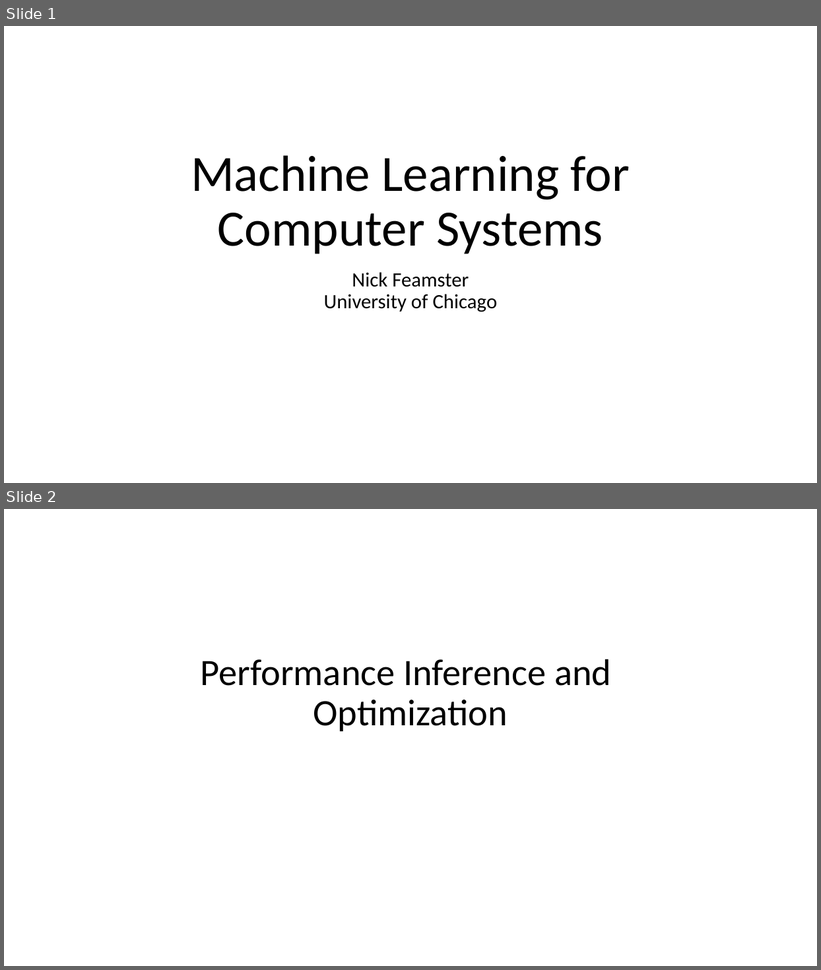
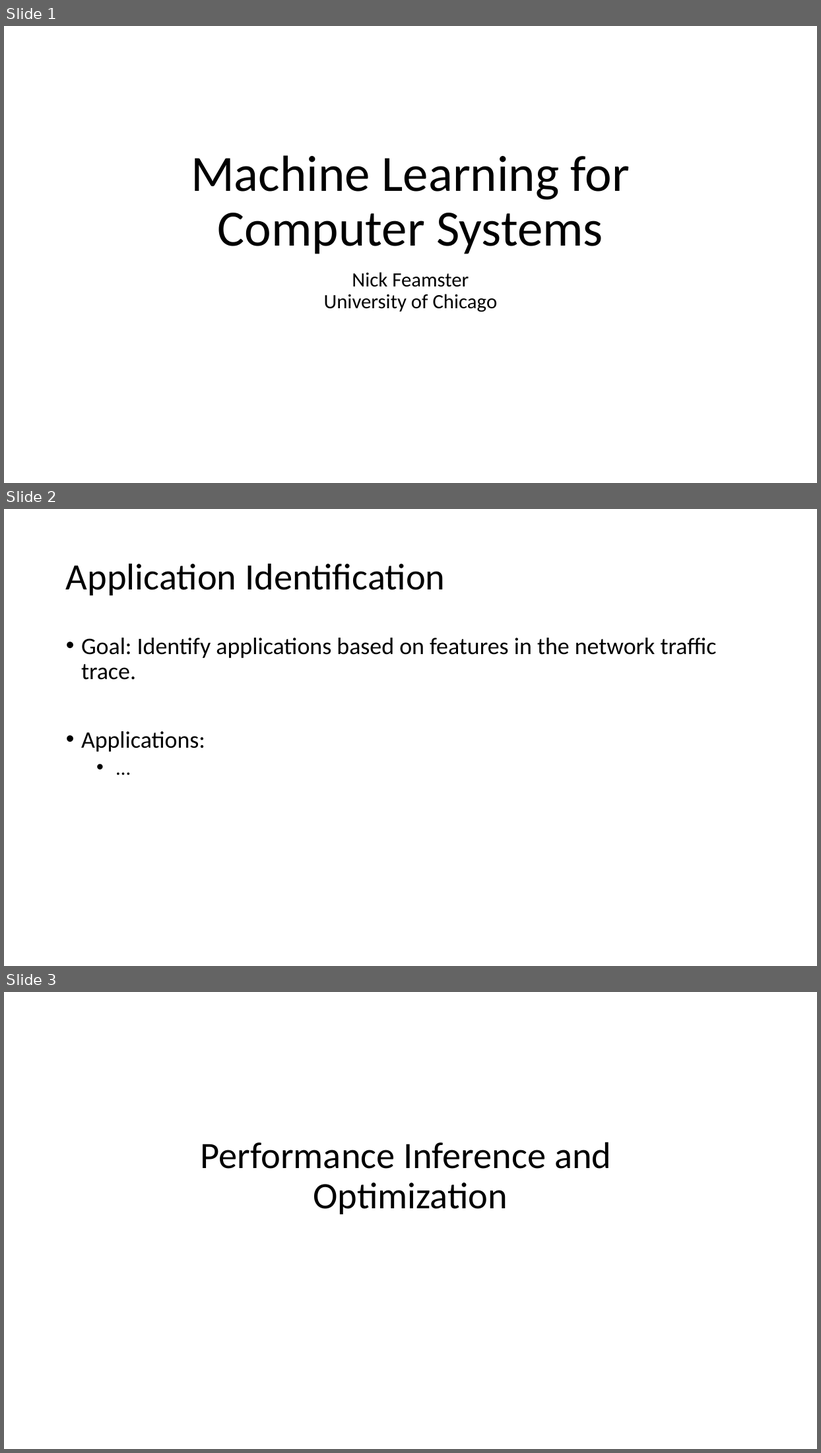
Before and after one commit to noise-lab/ml-systems, a slide deck: docs/slides/3-performance.pptx. Shown one above the other, each under a label of ours: slides 1 and 2 before the commit, slides 1, 2 and 3 after it. The pictures are 821x970 and 821x1453 pixels, drawn with LibreOffice and Linux fonts; fonts in the diff are those of the drawing. Boxes give left, top, right and bottom in pixels: in the first picture for what was removed or moved away, otherwise in the second. Text is boxed around its words. In the diff, an @@ line names an element or a change of style, - is before the commit and + after.

```diff
--- a/docs/slides/3-performance.pptx
+++ b/docs/slides/3-performance.pptx
@@ slide 2 added at box(4, 509, 817, 966), background #FFFFFF @@
@@ title added at box(66, 563, 445, 595), 44 pt, text #000000 @@
+Application Identification
@@ text added at box(81, 638, 717, 752), 28 pt, text #000000 @@
+• Goal: Identify applications based on features in the network traffic trace.
+• Applications:
+  • …
@@ what was slide 2 is now slide 3 @@
```
Also in this commit, not shown: 3 other files.
